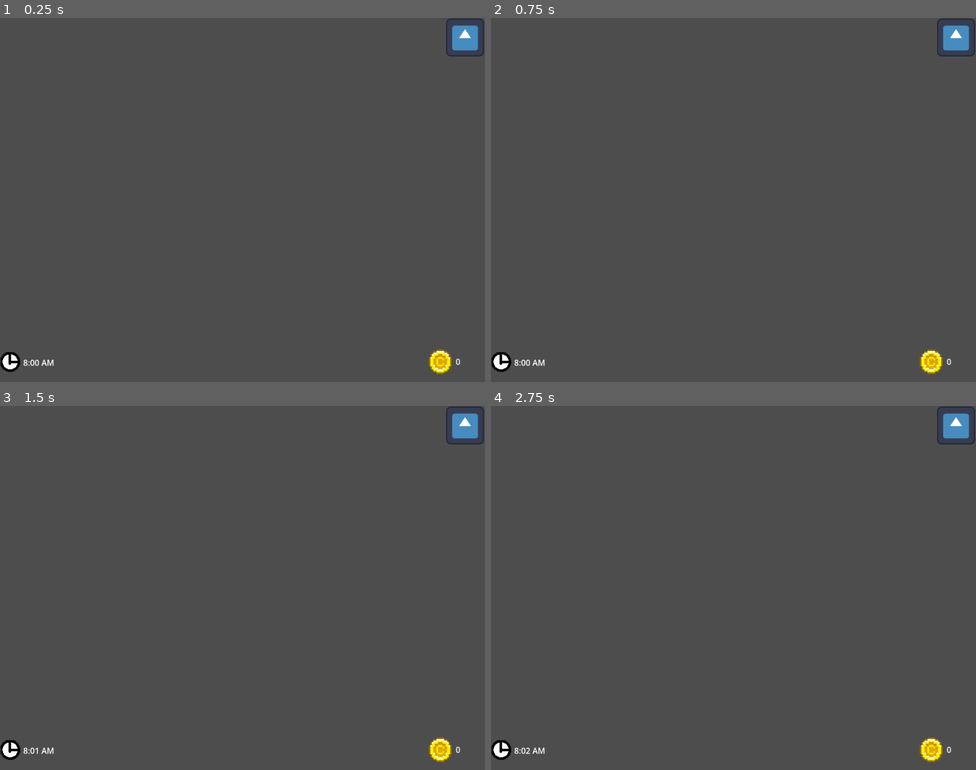
Above: before the commit, frames 1-4 (two rows, left to right).
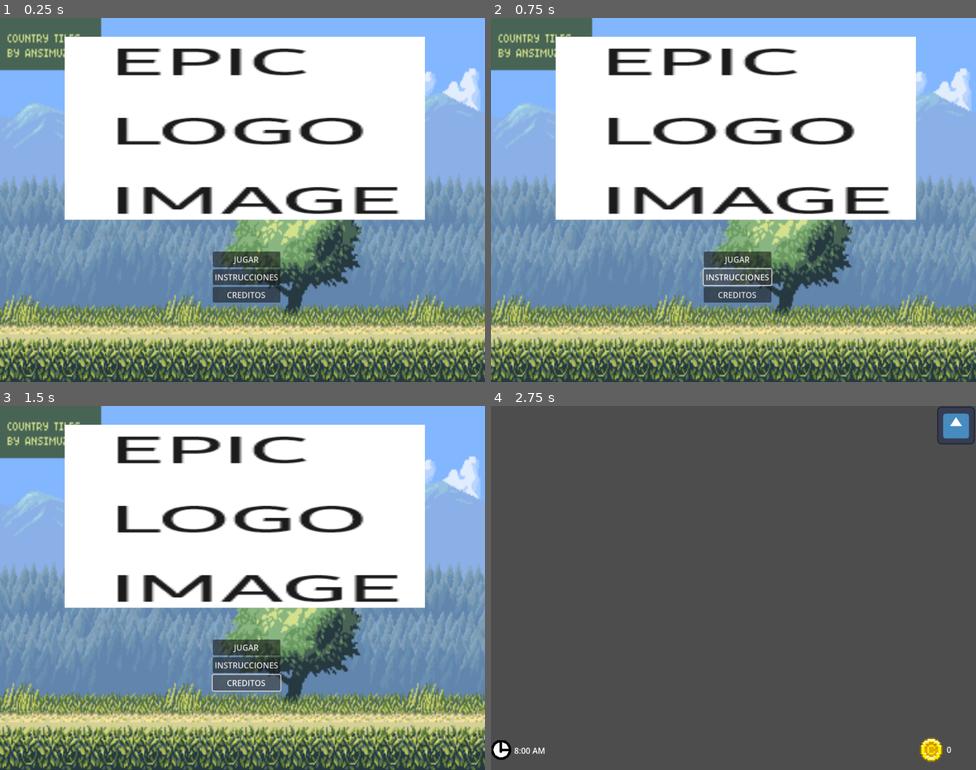
Above: after the commit, the same moments.

Repository: soetgdeznsgk/UN-Gamejam2---Gem-Frenzy
Game: Godot game, scene res://Escenas/game_start.tscn
The game is run twice, just before and just after one commit, with the same random seed, the same clock (stepped at 60 frames per second) and the same inputs. Before the commit the project starts from res://Escenas/MainJuego.tscn. The engine's default icon, where the game draws it, is replaced by a stand-in: a white triangle on a blue panel in a dark square.
Inputs (mouse positions are in pixels of both pictures, inside the frame that each line leads up to):
- Up to frame 1 (0.25 s): no input
- Up to frame 2 (0.75 s): click (738, 276) at 0.5 s, where only the run after the commit has a clickable "INSTRUCCIONES"
- Up to frame 3 (1.5 s): click (247, 682) at 1.25 s, where only the run after the commit has a clickable "CREDITOS"
- Up to frame 4 (2.75 s): click (738, 646) at 2 s, where only the run after the commit has a clickable "JUGAR"

The runs differ from the first frame. In frame 1, 94% of the frame differs, in the area x 0-100%, y 0-100%; in frame 2, 94%; in frame 3, 94%; in frame 4, less than 0.1%.

Commit message:
Finalizar e iniciar dia, menu inicial simple

Diff:
--- a/Escenas/UI.tscn
+++ b/Escenas/UI.tscn
@@ -1,10 +1,11 @@
-[gd_scene load_steps=6 format=3 uid="uid://btm0ei5fs0m10"]
+[gd_scene load_steps=7 format=3 uid="uid://btm0ei5fs0m10"]
 
 [ext_resource type="Texture2D" uid="uid://dnoayse7gmmac" path="res://icon.svg" id="1_fdrdw"]
 [ext_resource type="Texture2D" uid="uid://b23rlmmuwpk64" path="res://Sprites/UI/reloj.png" id="2_ulj72"]
 [ext_resource type="Script" path="res://Logica/UI/Lb_tiempo.gd" id="3_hwchs"]
 [ext_resource type="Texture2D" uid="uid://dmj3hvwsah4uk" path="res://Sprites/UI/coin_01.png" id="4_h1cjt"]
 [ext_resource type="Script" path="res://Logica/UI/Lb_Dinero.gd" id="5_qljiu"]
+[ext_resource type="Script" path="res://FinalizarDia/FinalizarDia.gd" id="6_6ps5f"]
 
 [node name="UI" type="Control"]
 layout_mode = 3
@@ -13,6 +14,7 @@
 anchor_bottom = 1.0
 grow_horizontal = 2
 grow_vertical = 2
+metadata/_edit_lock_ = true
 
 [node name="Ordenes" type="VBoxContainer" parent="."]
 layout_mode = 0
@@ -75,3 +77,42 @@
 horizontal_alignment = 1
 vertical_alignment = 1
 script = ExtResource("5_qljiu")
+
+[node name="FinalizarDia" type="ColorRect" parent="."]
+unique_name_in_owner = true
+visible = false
+layout_mode = 0
+offset_left = 196.0
+offset_top = 148.0
+offset_right = 785.0
+offset_bottom = 540.0
+mouse_filter = 2
+script = ExtResource("6_6ps5f")
+
+[node name="GridContainerMejoras" type="GridContainer" parent="FinalizarDia"]
+layout_mode = 1
+anchors_preset = -1
+anchor_right = 0.998
+anchor_bottom = 0.997
+offset_right = 0.177979
+offset_bottom = -88.824
+theme_override_constants/h_separation = 16
+theme_override_constants/v_separation = 16
+columns = 3
+
+[node name="CenterContainer" type="CenterContainer" parent="FinalizarDia"]
+layout_mode = 1
+anchors_preset = -1
+anchor_left = -0.002
+anchor_top = 0.781
+anchor_right = 1.0
+anchor_bottom = 0.997
+offset_left = 0.178
+offset_top = -0.152008
+offset_bottom = 0.175995
+
+[node name="Btn_finalizar_dia" type="Button" parent="FinalizarDia/CenterContainer"]
+layout_mode = 2
+text = "FINALIZAR DIA"
+
+[connection signal="pressed" from="FinalizarDia/CenterContainer/Btn_finalizar_dia" to="FinalizarDia" method="_on_btn_finalizar_dia_pressed"]
--- /dev/null
+++ b/Escenas/game_start.tscn
@@ -0,0 +1,65 @@
+[gd_scene load_steps=4 format=3 uid="uid://c3l11pl8gnxo6"]
+
+[ext_resource type="Script" path="res://Logica/game_start.gd" id="1_d1quh"]
+[ext_resource type="Texture2D" uid="uid://dfg1i1f1kerk1" path="res://Sprites/Menu/logo_menu.png" id="2_tpatr"]
+[ext_resource type="Texture2D" uid="uid://dli826d166f58" path="res://Sprites/Menu/country-platform-preview.png" id="3_26vto"]
+
+[node name="GameStart" type="Control"]
+layout_mode = 3
+anchors_preset = 15
+anchor_right = 1.0
+anchor_bottom = 1.0
+grow_horizontal = 2
+grow_vertical = 2
+script = ExtResource("1_d1quh")
+
+[node name="TextureRect" type="TextureRect" parent="."]
+layout_mode = 1
+anchors_preset = -1
+anchor_left = 0.133
+anchor_top = 0.051
+anchor_right = 0.876
+anchor_bottom = 0.554
+offset_left = 0.32
+offset_top = 0.279999
+offset_right = 0.039978
+offset_bottom = 0.119995
+texture = ExtResource("2_tpatr")
+
+[node name="TextureRect2" type="TextureRect" parent="."]
+z_index = -1
+layout_mode = 0
+offset_right = 961.0
+offset_bottom = 722.0
+texture = ExtResource("3_26vto")
+
+[node name="CenterContainer" type="CenterContainer" parent="."]
+layout_mode = 1
+anchors_preset = -1
+anchor_left = 0.149
+anchor_top = 0.428
+anchor_right = 0.869
+anchor_bottom = 0.997
+offset_left = -0.0400085
+offset_top = -0.160034
+offset_right = -0.23999
+offset_bottom = 0.159973
+
+[node name="VBoxContainer" type="VBoxContainer" parent="CenterContainer"]
+layout_mode = 2
+
+[node name="Btn_jugar" type="Button" parent="CenterContainer/VBoxContainer"]
+layout_mode = 2
+text = "JUGAR"
+
+[node name="Btn_instrucciones" type="Button" parent="CenterContainer/VBoxContainer"]
+layout_mode = 2
+text = "INSTRUCCIONES"
+
+[node name="Btn_creditos" type="Button" parent="CenterContainer/VBoxContainer"]
+layout_mode = 2
+text = "CREDITOS"
+
+[connection signal="pressed" from="CenterContainer/VBoxContainer/Btn_jugar" to="." method="_on_btn_jugar_pressed"]
+[connection signal="pressed" from="CenterContainer/VBoxContainer/Btn_instrucciones" to="." method="_on_btn_instrucciones_pressed"]
+[connection signal="pressed" from="CenterContainer/VBoxContainer/Btn_creditos" to="." method="_on_btn_creditos_pressed"]
--- /dev/null
+++ b/FinalizarDia/FinalizarDia.gd
@@ -0,0 +1,20 @@
+extends ColorRect
+
+@onready var grid = $GridContainerMejoras
+var mejoraUI = preload("res://FinalizarDia/MejoraUI.tscn")
+
+func _ready() -> void:
+	GlobalTiempo.finalizarDia.connect(_on_finalizar_dia)
+
+func _on_finalizar_dia(dia : int):
+	#todo que las mejoras salgan aleatoriamente aca, excepto si ya hay un maximo
+	# var arr mejoras disponibles  = ...
+	# for i in mejoras disponibles...
+	var temp = mejoraUI.instantiate()
+	grid.add_child(temp)
+
+	%FinalizarDia.visible = true
+
+func _on_btn_finalizar_dia_pressed() -> void:
+	visible = false
+	GlobalTiempo.siguiente_dia()
--- /dev/null
+++ b/FinalizarDia/MejoraUI.tscn
@@ -0,0 +1,26 @@
+[gd_scene load_steps=3 format=3 uid="uid://ckwirio1rk4yk"]
+
+[ext_resource type="Texture2D" uid="uid://dnoayse7gmmac" path="res://icon.svg" id="1_j405q"]
+
+[sub_resource type="StyleBoxFlat" id="StyleBoxFlat_e85kf"]
+
+[node name="VBoxContainerMejora" type="VBoxContainer"]
+size_flags_horizontal = 3
+size_flags_vertical = 3
+alignment = 1
+
+[node name="TextureRect" type="TextureRect" parent="."]
+layout_mode = 2
+texture = ExtResource("1_j405q")
+stretch_mode = 3
+
+[node name="Lb_precio" type="Label" parent="."]
+layout_mode = 2
+theme_override_styles/normal = SubResource("StyleBoxFlat_e85kf")
+text = "PRECIO: 500"
+horizontal_alignment = 1
+vertical_alignment = 1
+
+[node name="Btn_comprar" type="Button" parent="."]
+layout_mode = 2
+text = "COMPRAR 0/3"
--- a/Logica/Globales/GlobalTiempo.gd
+++ b/Logica/Globales/GlobalTiempo.gd
@@ -5,8 +5,11 @@
 var tiempoHoraDia =  8 # horas
 var tiempoMinutoDia = 0
 
+var diaActual = 0
+
 signal tiempoCambio(minuto, hora)
-
+signal finalizarDia(dia)
+signal iniciarDia
 # por ahora el tiempo del dia son 10 minutos de la vida real
 
 @onready var tmr_minuto : Timer
@@ -16,7 +19,6 @@
 	tmr_minuto.wait_time = 1
 	tmr_minuto.timeout.connect(on_tmr_minuto_end)
 	tmr_minuto.process_callback = Timer.TIMER_PROCESS_PHYSICS
-	tmr_minuto.start()
 
 
 # actualiza el reloj
@@ -27,5 +29,12 @@
 		tiempoMinutoDia = 0
 	tiempoCambio.emit(tiempoMinutoDia, tiempoHoraDia)
 	if tiempoHoraDia == 18:
-		#todo acabar día y pasar al otro dia
-		pass
+		tmr_minuto.stop()
+		finalizarDia.emit(diaActual)
+
+func siguiente_dia():
+	iniciarDia.emit()
+	diaActual += 1
+	tiempoHoraDia = 8
+	tiempoMinutoDia = 0
+	tmr_minuto.start()
--- /dev/null
+++ b/Logica/game_start.gd
@@ -0,0 +1,24 @@
+extends Control
+
+
+# Called when the node enters the scene tree for the first time.
+func _ready() -> void:
+	pass # Replace with function body.
+
+
+# Called every frame. 'delta' is the elapsed time since the previous frame.
+func _process(delta: float) -> void:
+	pass
+
+
+func _on_btn_jugar_pressed() -> void:
+	get_tree().change_scene_to_file("res://Escenas/MainJuego.tscn")
+	GlobalTiempo.siguiente_dia()
+
+
+func _on_btn_instrucciones_pressed() -> void:
+	pass # Replace with function body.
+
+
+func _on_btn_creditos_pressed() -> void:
+	pass # Replace with function body.
--- a/project.godot
+++ b/project.godot
@@ -11,7 +11,7 @@
 [application]
 
 config/name="Un-gamejam 2"
-run/main_scene="res://Escenas/MainJuego.tscn"
+run/main_scene="res://Escenas/game_start.tscn"
 config/features=PackedStringArray("4.2", "Forward Plus")
 config/icon="res://icon.svg"
 
Binary file added: Sprites/Menu/country-platform-preview.png
Not shown, added: Sprites/Menu/country-platform-preview.png.import
Binary file added: Sprites/Menu/logo_menu.png
Not shown, added: Sprites/Menu/logo_menu.png.import
